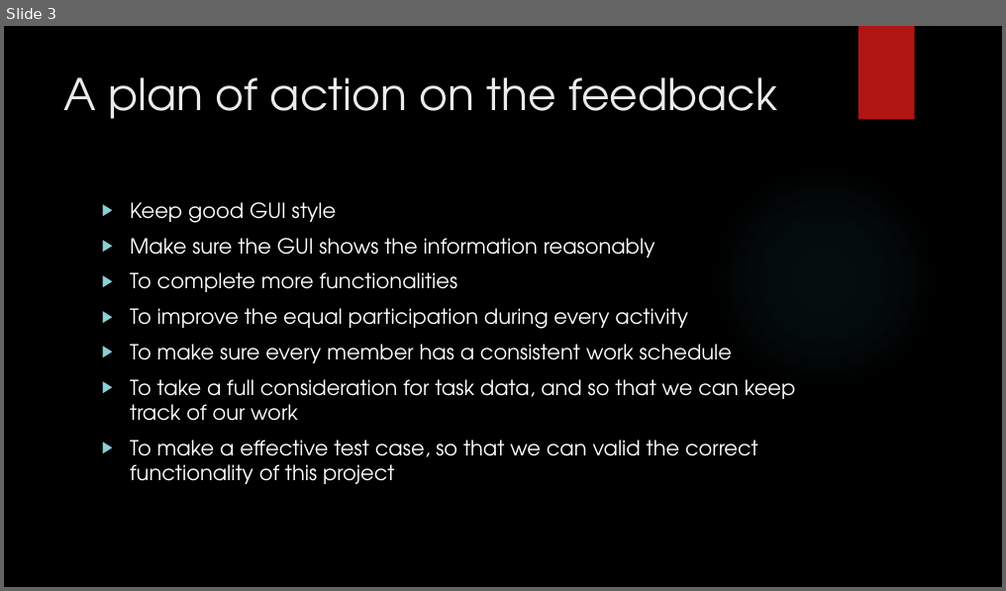
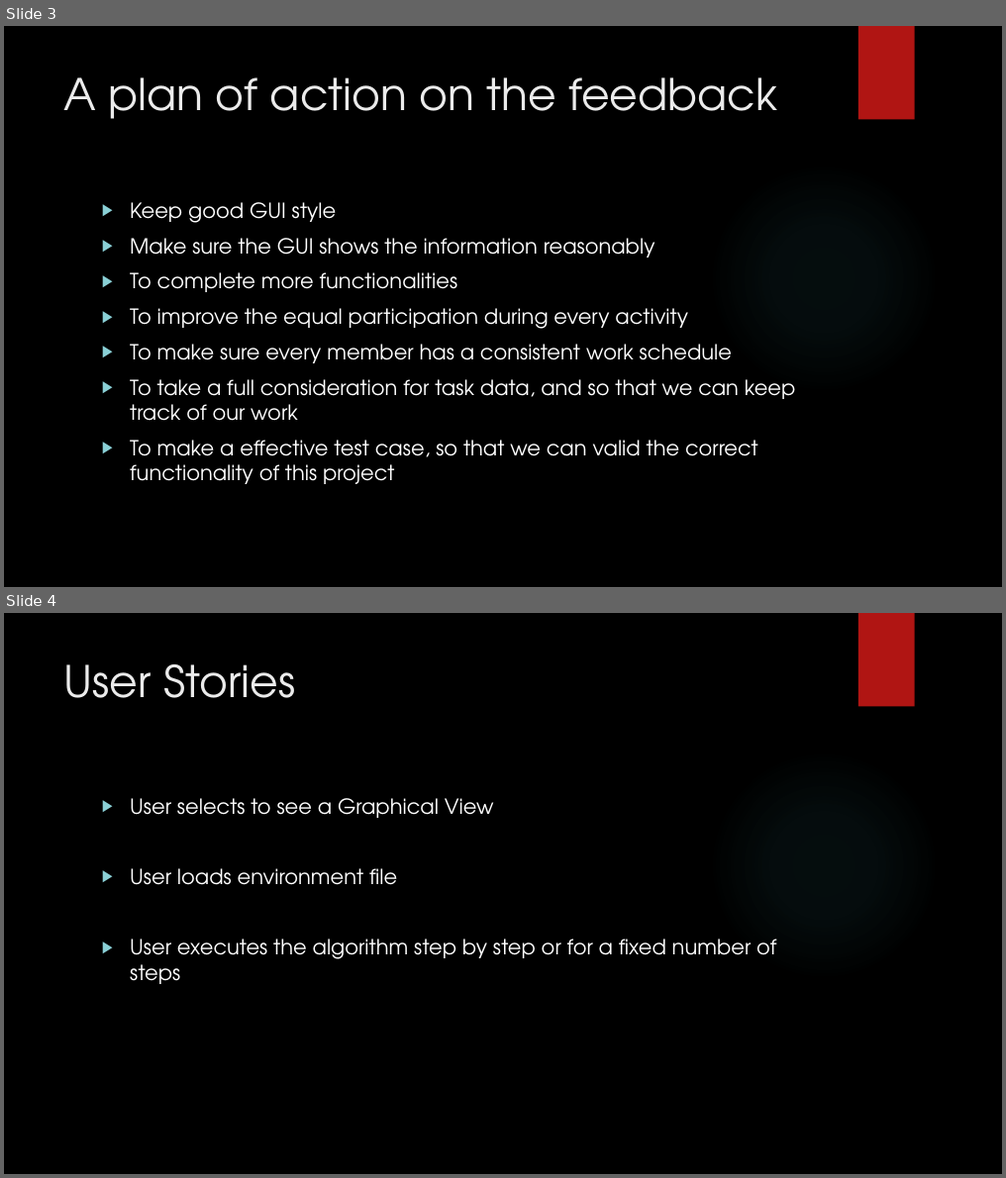
Before and after one commit to 2012215434/CS744, a slide deck: documents/second_presentation.pptx. Shown one above the other, each under a label of ours: slide 3 before the commit, slides 3 and 4 after it. The pictures are 1006x591 and 1006x1178 pixels, drawn with LibreOffice and Linux fonts; fonts in the diff are those of the drawing; background and template pictures are left out. Boxes give left, top, right and bottom in pixels: in the first picture for what was removed or moved away, otherwise in the second. Text is boxed around its words. In the diff, an @@ line names an element or a change of style, - is before the commit and + after.

```diff
--- a/documents/second_presentation.pptx
+++ b/documents/second_presentation.pptx
@@ slide 4 added at (x1=4, y1=613, x2=1002, y2=1174), background picture (left out); not listed: 2 template elements that a slide beside it also shows @@
@@ title added at (x1=64, y1=664, x2=295, y2=698), 42 pt, text #EBEBEB @@
+User Stories
@@ text added at (x1=130, y1=798, x2=776, y2=984), 20 pt, text #FFFFFF @@
+▶ User selects to see a Graphical View
+▶ User loads environment file
+▶ User executes the algorithm step by step or for a fixed number of steps
```
Also in this commit, not shown: 4 other slides added, 2 slides removed, 1 other file.
